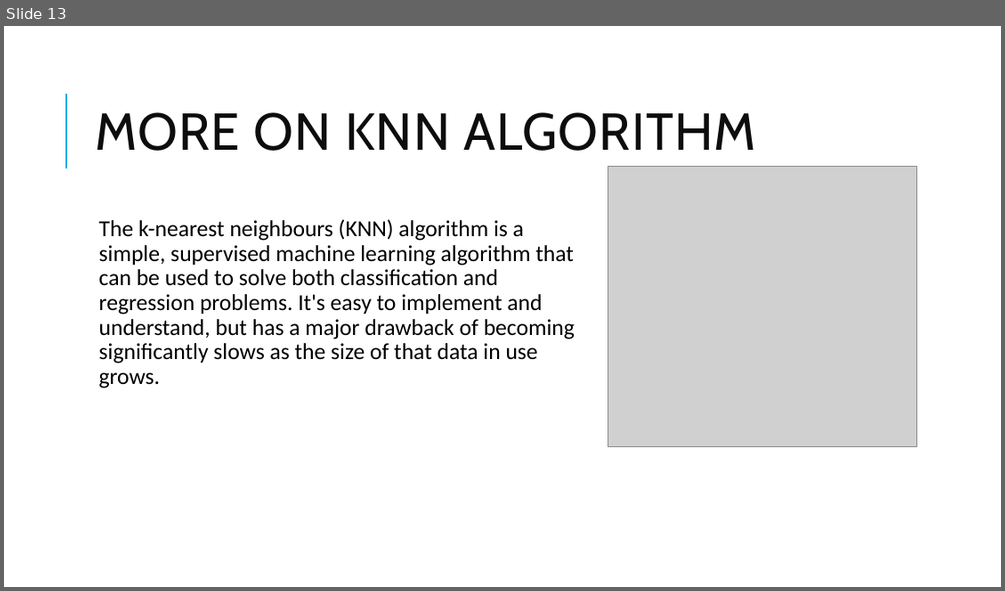
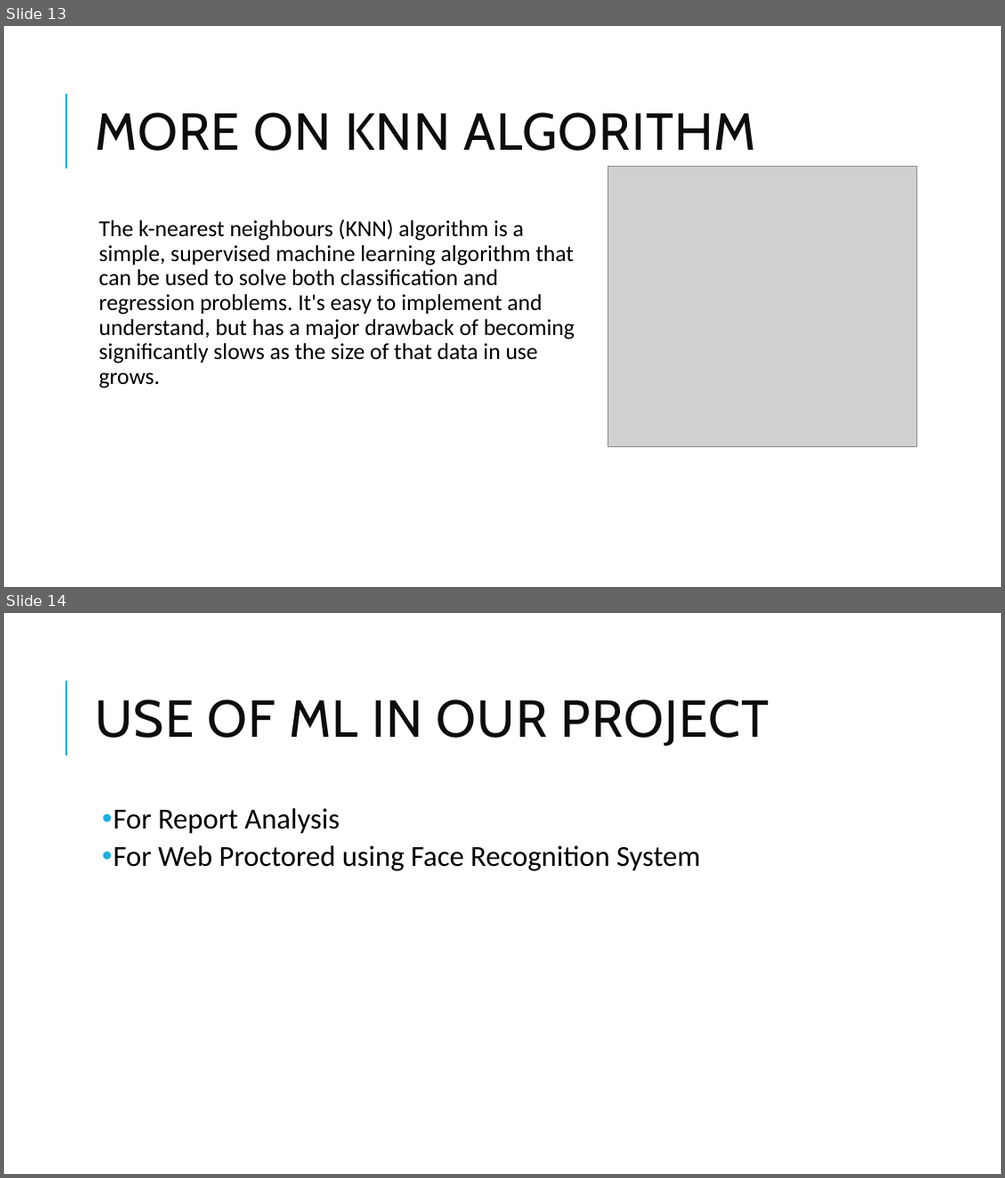
Before and after one commit to adarshdwivedi123/projectchecking, a slide deck: Project Presentation.pptx. Shown one above the other, each under a label of ours: slide 13 before the commit, slides 13 and 14 after it. The pictures are 1005x591 and 1005x1178 pixels, drawn with LibreOffice and Linux fonts; fonts in the diff are those of the drawing; grey boxes stand for pictures. Boxes give left, top, right and bottom in pixels: in the first picture for what was removed or moved away, otherwise in the second. Text is boxed around its words. In the diff, an @@ line names an element or a change of style, - is before the commit and + after.

```diff
--- a/Project Presentation.pptx
+++ b/Project Presentation.pptx
@@ slide 14 added at (4, 613, 1001, 1174), background #FFFFFF; not listed: 1 template element that a slide beside it also shows @@
@@ title added at (95, 699, 769, 746), 50 pt, text #0D0D0D @@
+USE OF ML IN OUR PROJECT
@@ text added at (113, 808, 700, 871), 28 pt, text #000000 @@
+  • For Report Analysis
+  • For Web Proctored using Face Recognition System
```
Also in this commit, not shown: 2 other slides added.
